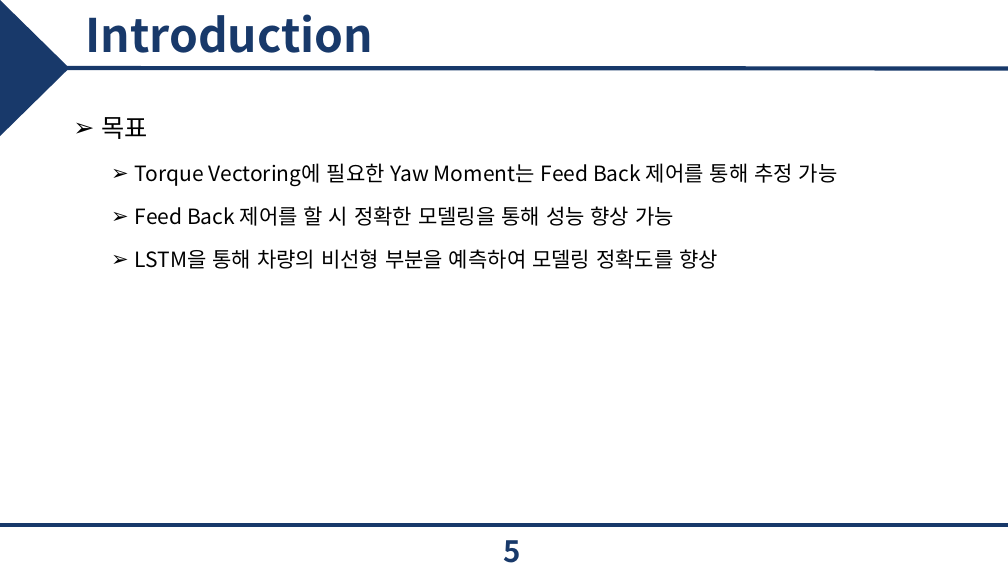
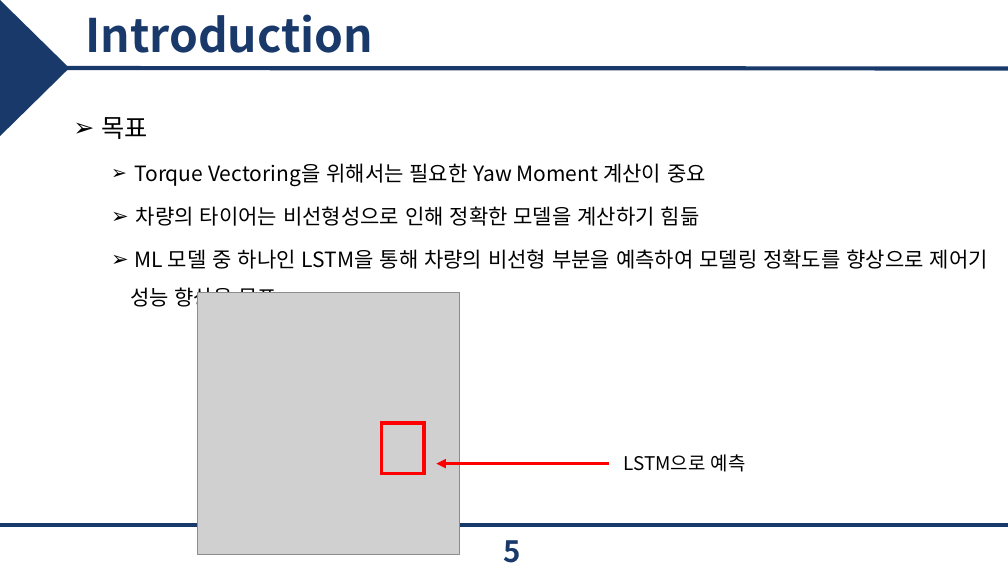
Before and after one commit to epoxx-arch/Torque_vectoringthesis, a slide deck: slide 5 of 졸업 논문/JCCI 발표.pptx. Drawn at 1008x567 pixels with LibreOffice and Linux fonts; fonts in the diff are those of the drawing; grey boxes stand for pictures; background and template pictures are left out. Boxes give left, top, right and bottom in pixels: in the first picture for what was removed or moved away, otherwise in the second. Text is boxed around its words. In the diff, an @@ line names an element or a change of style, - is before the commit and + after.

```diff
--- a/졸업 논문/JCCI 발표.pptx
+++ b/졸업 논문/JCCI 발표.pptx
@@ text at (130, 163, 988, 310): text changed @@
-  ➢ Torque Vectoring에 필요한 Yaw Moment는 Feed Back 제어를 통해 추정 가능
-  ➢ Feed Back 제어를 할 시 정확한 모델링을 통해 성능 향상 가능
-  ➢ LSTM을 통해 차량의 비선형 부분을 예측하여 모델링 정확도를 향상
+  ➢ Torque Vectoring을 위해서는 필요한 Yaw Moment 계산이 중요
+  ➢ 차량의 타이어는 비선형성으로 인해 정확한 모델을 계산하기 힘듦
+  ➢ ML 모델 중 하나인 LSTM을 통해 차량의 비선형 부분을 예측하여 모델링 정확도를 향상으로 제어기 성능 향상을 목표
@@ group added at (197, 292, 746, 554): 1 picture, 1 rectangle, 1 arrow, 1 text @@
+LSTM으로 예측
```
Also in this commit, not shown: 10 other slides changed, 3 slides added, 2 slides removed, 30 other files.
